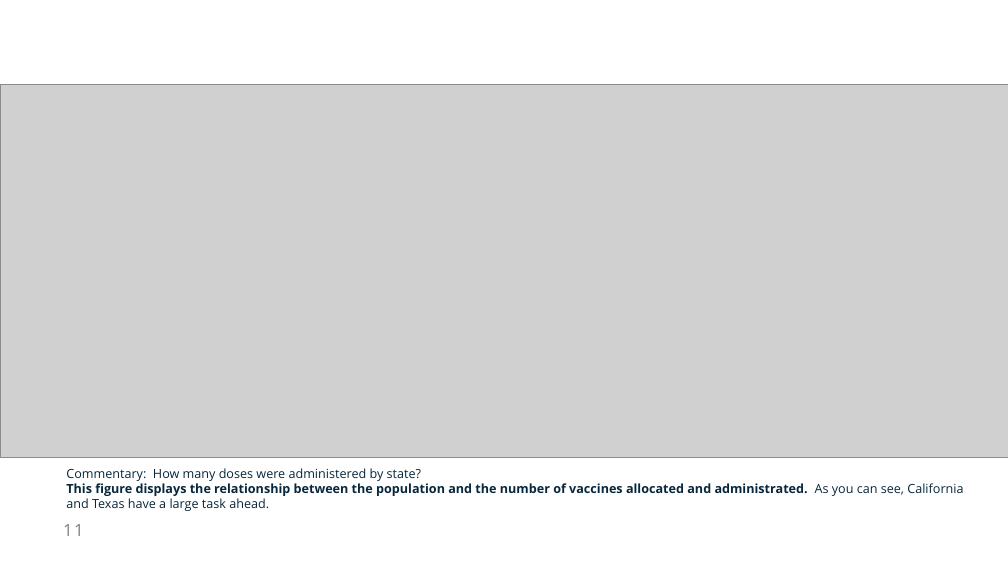
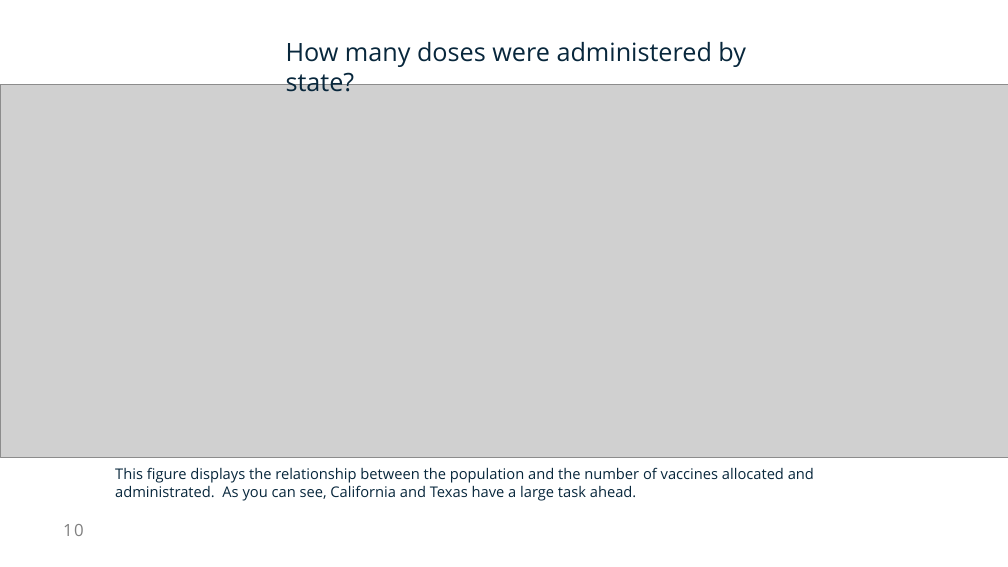
Before and after one commit to NicoleLund/covid_vaccine_availability, a slide deck: slide 10 of presentation/Project_one.pptx (slide 11 before the commit). Drawn at 1008x567 pixels with LibreOffice and Linux fonts; fonts in the diff are those of the drawing; grey boxes stand for pictures. Boxes give left, top, right and bottom in pixels: in the first picture for what was removed or moved away, otherwise in the second. Text is boxed around its words. In the diff, an @@ line names an element or a change of style, - is before the commit and + after.

```diff
--- a/presentation/Project_one.pptx
+++ b/presentation/Project_one.pptx
@@ text added at bbox=[286, 42, 746, 92], 48 pt, text #08273C @@
+How many doses were administered by state?
@@ text at bbox=[115, 467, 814, 501]: text changed; size 24 to 28 pt; bold off @@
-Commentary: How many doses were administered by state?
-This figure displays the relationship between the population and the number of vaccines allocated and administrated. As you can see, California
-and Texas have a large task ahead.
+This figure displays the relationship between the population and the number of vaccines allocated and administrated. As you can see, California and Texas have a large task ahead.
@@ page number at bbox=[63, 524, 84, 536]: text changed @@
-11
+10
```
Also in this commit, not shown: 11 other slides changed, 1 slide added, 3 slides removed.
